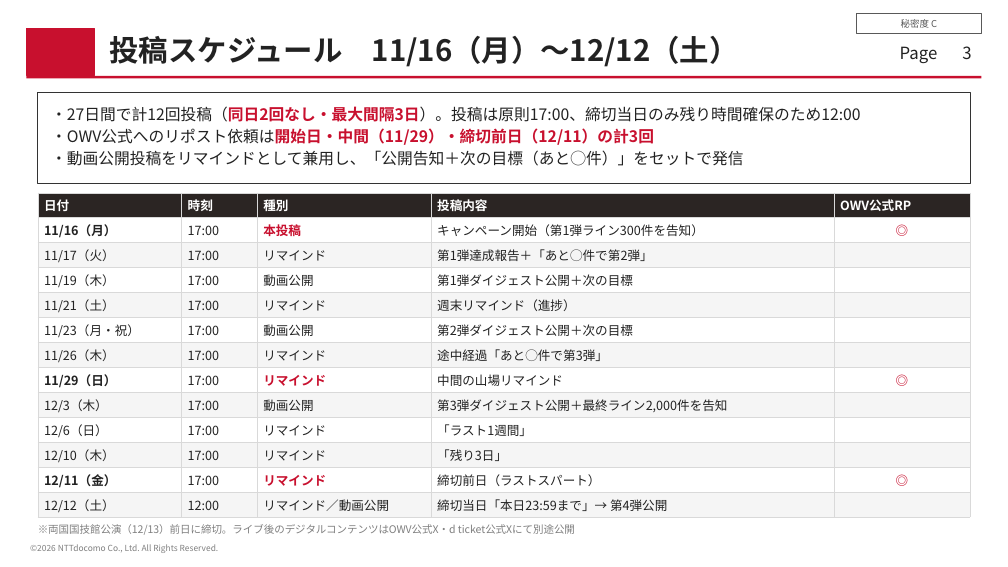
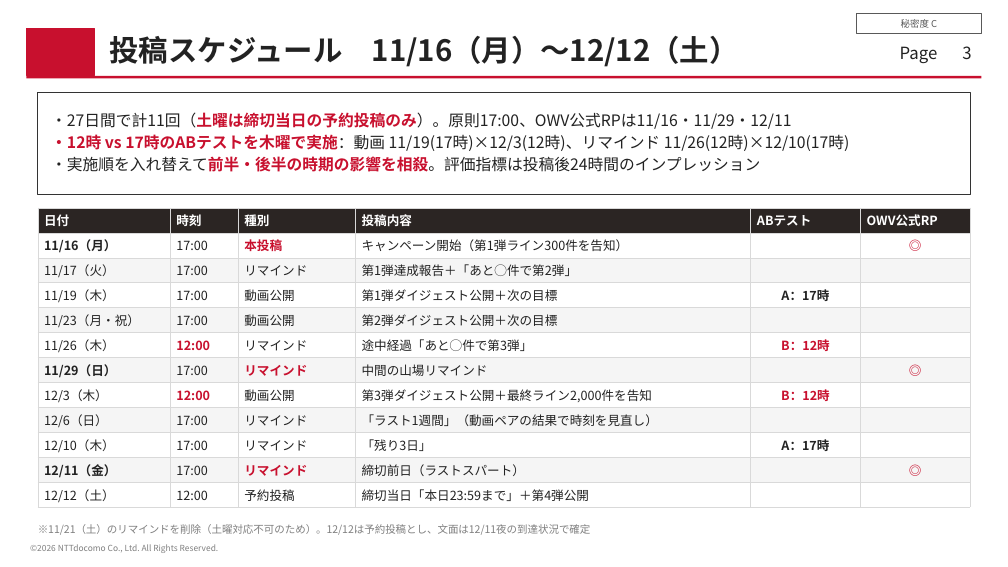
Before and after one commit to keita324/X_check, a slide deck: slide 3 of OWV_リマインド・リポスト目標設計.pptx. Drawn at 1008x567 pixels with LibreOffice and Linux fonts; fonts in the diff are those of the drawing. Boxes give left, top, right and bottom in pixels: in the first picture for what was removed or moved away, otherwise in the second. Text is boxed around its words. In the diff, an @@ line names an element or a change of style, - is before the commit and + after.

```diff
--- a/OWV_リマインド・リポスト目標設計.pptx
+++ b/OWV_リマインド・リポスト目標設計.pptx
@@ rectangle: place and size @@
-rectangle at [38,92,970,183]
+rectangle at [38,92,970,194]
@@ text at [51,112,850,172]: text changed @@
-・27日間で計12回投稿（同日2回なし・最大間隔3日）。投稿は原則17:00、締切当日のみ残り時間確保のため12:00
-・OWV公式へのリポスト依頼は開始日・中間（11/29）・締切前日（12/11）の計3回
-・動画公開投稿をリマインドとして兼用し、「公開告知＋次の目標（あと◯件）」をセットで発信
+・27日間で計11回（土曜は締切当日の予約投稿のみ）。原則17:00、OWV公式RPは11/16・11/29・12/11
+・12時 vs 17時のABテストを木曜で実施：動画 11/19(17時)×12/3(12時)、リマインド 11/26(12時)×12/10(17時)
+・実施順を入れ替えて前半・後半の時期の影響を相殺。評価指標は投稿後24時間のインプレッション
@@ table at [38,208,970,507] @@
-日付 | 時刻 | 種別 | 投稿内容 | OWV公式RP
-11/16（月） | 17:00 | 本投稿 | キャンペーン開始（第1弾ライン300件を告知） | ◎
-11/17（火） | 17:00 | リマインド | 第1弾達成報告＋「あと◯件で第2弾」 | 
-11/19（木） | 17:00 | 動画公開 | 第1弾ダイジェスト公開＋次の目標 | 
-11/21（土） | 17:00 | リマインド | 週末リマインド（進捗） | 
-11/23（月・祝） | 17:00 | 動画公開 | 第2弾ダイジェスト公開＋次の目標 | 
-11/26（木） | 17:00 | リマインド | 途中経過「あと◯件で第3弾」 | 
-11/29（日） | 17:00 | リマインド | 中間の山場リマインド | ◎
-12/3（木） | 17:00 | 動画公開 | 第3弾ダイジェスト公開＋最終ライン2,000件を告知 | 
-12/6（日） | 17:00 | リマインド | 「ラスト1週間」 | 
-12/10（木） | 17:00 | リマインド | 「残り3日」 | 
-12/11（金） | 17:00 | リマインド | 締切前日（ラストスパート） | ◎
-12/12（土） | 12:00 | リマインド／動画公開 | 締切当日「本日23:59まで」→ 第4弾公開 | 
+日付 | 時刻 | 種別 | 投稿内容 | ABテスト | OWV公式RP
+11/16（月） | 17:00 | 本投稿 | キャンペーン開始（第1弾ライン300件を告知） |  | ◎
+11/17（火） | 17:00 | リマインド | 第1弾達成報告＋「あと◯件で第2弾」 |  | 
+11/19（木） | 17:00 | 動画公開 | 第1弾ダイジェスト公開＋次の目標 | A：17時 | 
+11/23（月・祝） | 17:00 | 動画公開 | 第2弾ダイジェスト公開＋次の目標 |  | 
+11/26（木） | 12:00 | リマインド | 途中経過「あと◯件で第3弾」 | B：12時 | 
+11/29（日） | 17:00 | リマインド | 中間の山場リマインド |  | ◎
+12/3（木） | 12:00 | 動画公開 | 第3弾ダイジェスト公開＋最終ライン2,000件を告知 | B：12時 | 
+12/6（日） | 17:00 | リマインド | 「ラスト1週間」（動画ペアの結果で時刻を見直し） |  | 
+12/10（木） | 17:00 | リマインド | 「残り3日」 | A：17時 | 
+12/11（金） | 17:00 | リマインド | 締切前日（ラストスパート） |  | ◎
+12/12（土） | 12:00 | 予約投稿 | 締切当日「本日23:59まで」＋第4弾公開 |  | 
@@ table: place and size @@
-table at [38,193,970,517]
+table at [38,208,970,507]
@@ text at [38,524,591,535]: text changed @@
-※両国国技館公演（12/13）前日に締切。ライブ後のデジタルコンテンツはOWV公式X・d ticket公式Xにて別途公開
+※11/21（土）のリマインドを削除（土曜対応不可のため）。12/12は予約投稿とし、文面は12/11夜の到達状況で確定
```
Also in this commit, not shown: 1 other slide changed, 1 slide added.
